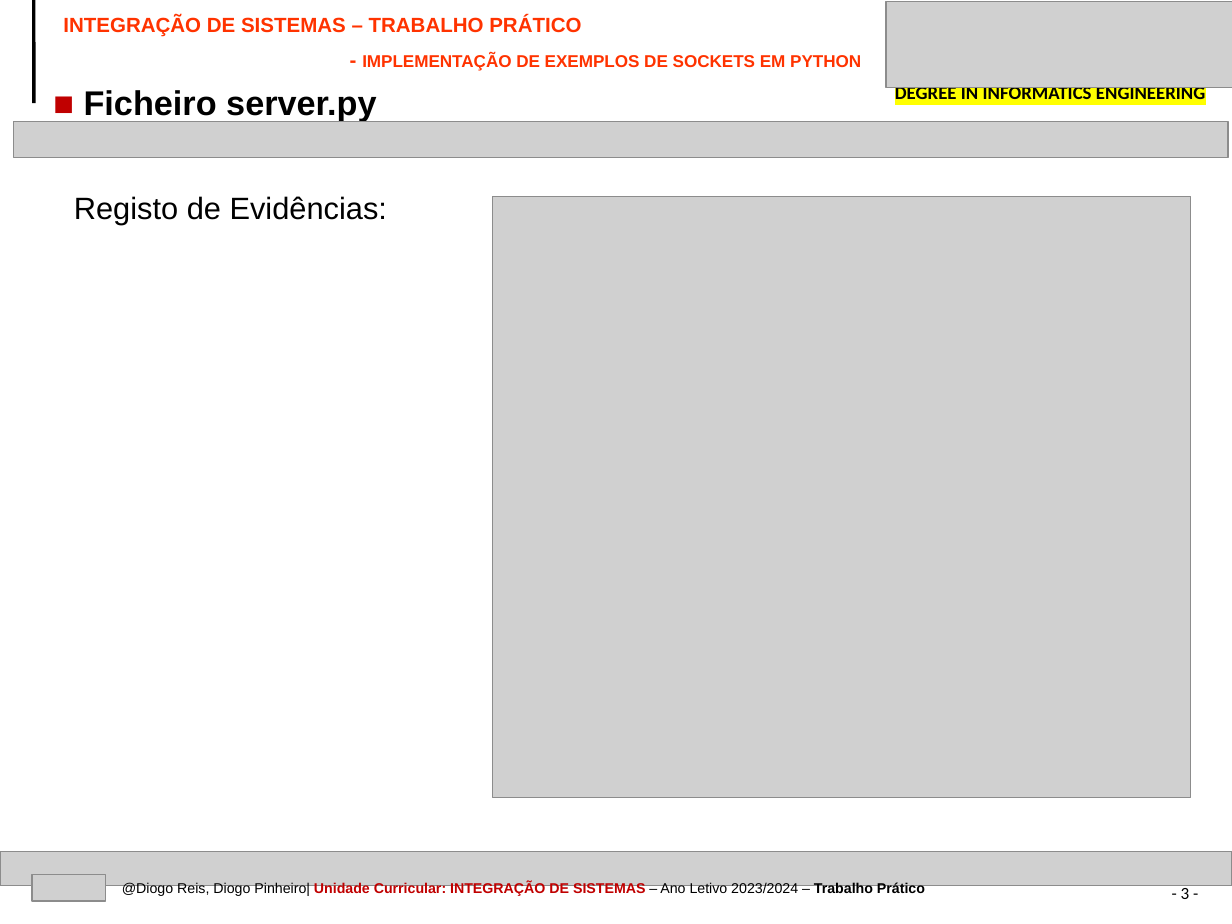
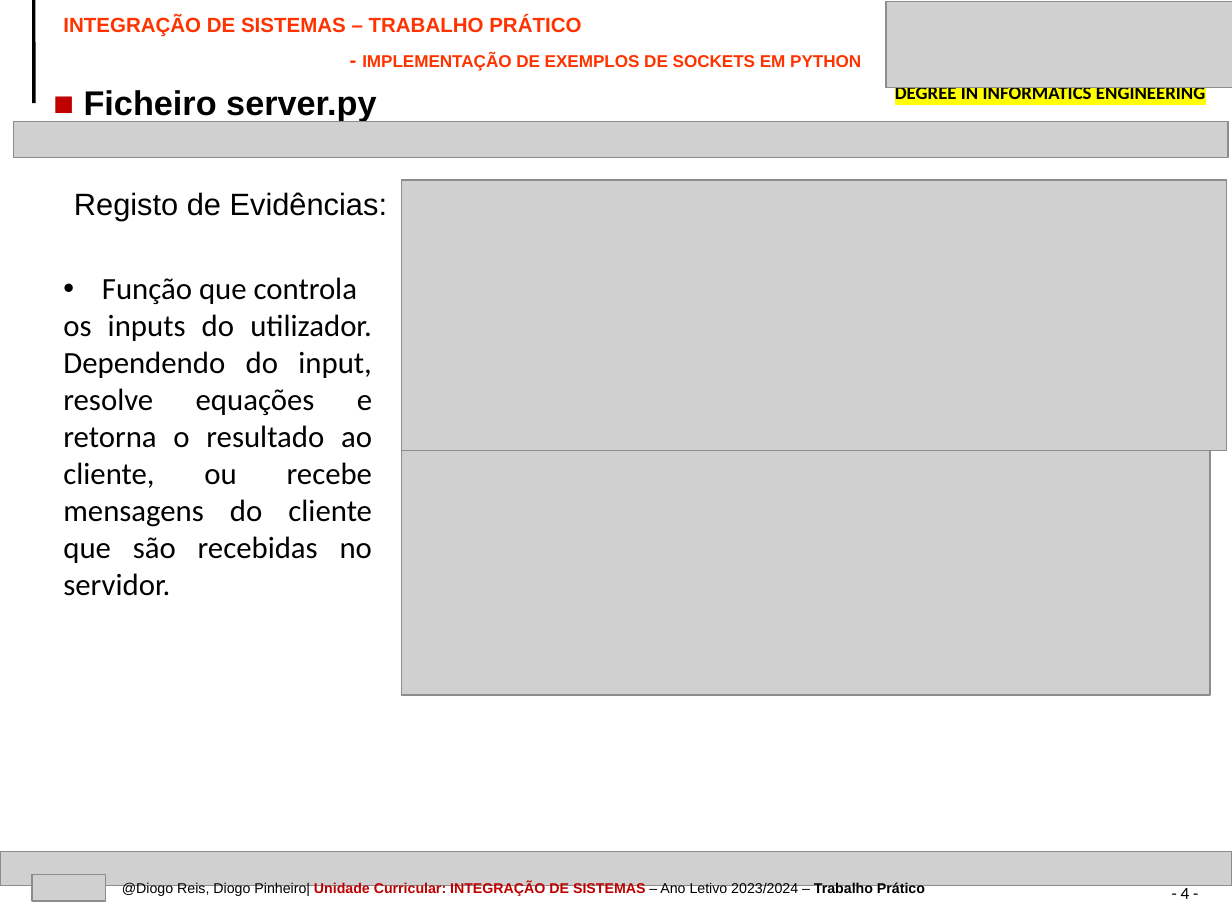
Before and after one commit to devdp11/socket_thread_conn-project, a slide deck: slide 4 of IPVC-EI-TEMPLATE-PPT-IS-A_ADAPTAR_v1.pptx (slide 3 before the commit). Drawn at 1232x924 pixels with LibreOffice and Linux fonts; fonts in the diff are those of the drawing; grey boxes stand for pictures. Boxes give left, top, right and bottom in pixels: in the first picture for what was removed or moved away, otherwise in the second. Text is boxed around its words. In the diff, an @@ line names an element or a change of style, - is before the commit and + after.

```diff
--- a/IPVC-EI-TEMPLATE-PPT-IS-A_ADAPTAR_v1.pptx
+++ b/IPVC-EI-TEMPLATE-PPT-IS-A_ADAPTAR_v1.pptx
@@ text "Registo de Evidências:" at [74,192,387,221]: line spacing 1.5 to 1.4 @@
@@ picture added at [402,180,1227,451] @@
@@ picture removed at [493,196,1191,797] @@
@@ text added at [63,277,372,596], 18 pt, text #000000 @@
+• Função que controla
+os inputs do utilizador. Dependendo do input, resolve equações e retorna o resultado ao cliente, ou recebe mensagens do cliente que são recebidas no servidor.
@@ picture added at [402,451,1210,695] @@
@@ page number at [1181,885,1190,899]: text changed @@
-- 3 -
+- 4 -
```
Also in this commit, not shown: 3 other slides changed, 1 slide added.
